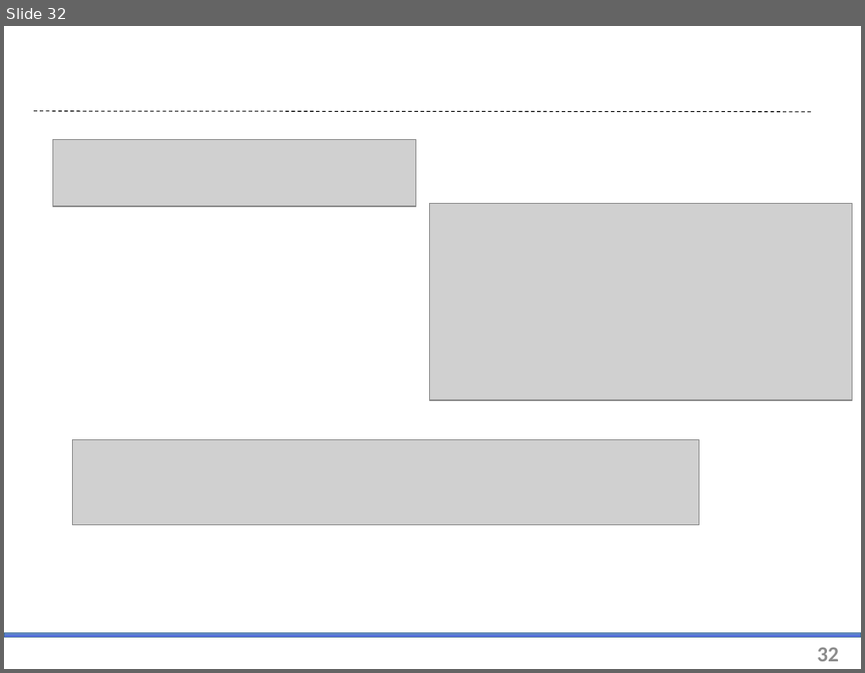
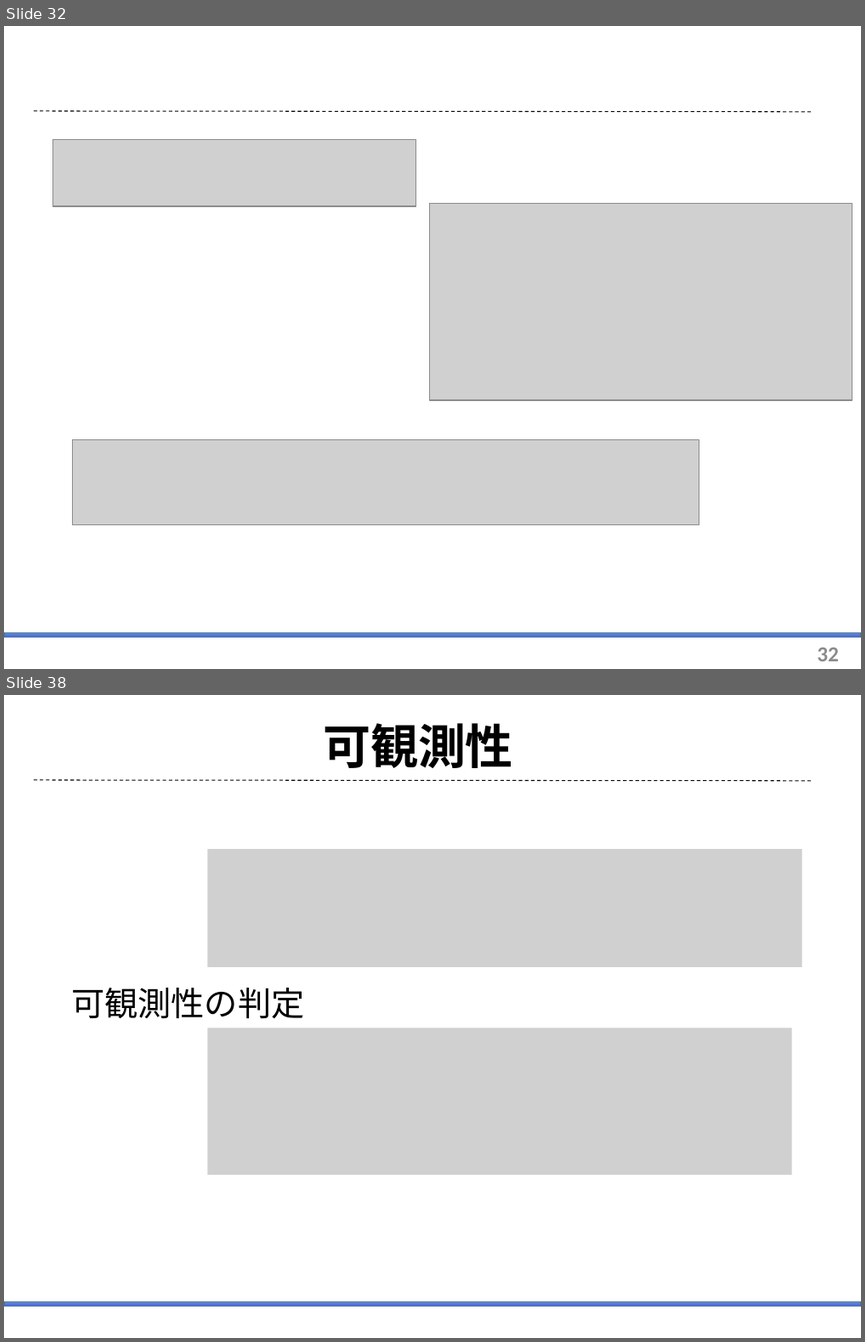
Before and after one commit to arabian9ts/Pendulum, a slide deck: presentation/pendulum_theory.pptx. Shown one above the other, each under a label of ours: slide 32 before the commit, slides 32 and 38 after it; the slides between them are not shown. The pictures are 865x673 and 865x1342 pixels, drawn with LibreOffice and Linux fonts; fonts in the diff are those of the drawing; grey boxes stand for pictures. Boxes give left, top, right and bottom in pixels: in the first picture for what was removed or moved away, otherwise in the second. Text is boxed around its words. In the diff, an @@ line names an element or a change of style, - is before the commit and + after.

```diff
--- a/presentation/pendulum_theory.pptx
+++ b/presentation/pendulum_theory.pptx
@@ slide 38 added at [4, 695, 861, 1338], background #FFFFFF; not listed: 2 template elements that a slide beside it also shows @@
@@ title added at [323, 723, 513, 768], 40 pt, text #000000, bold @@
+可観測性
@@ picture added at [208, 849, 802, 968] @@
@@ text added at [71, 987, 304, 1019], 28 pt, text #000000 @@
+可観測性の判定
@@ picture added at [208, 1027, 792, 1174] @@
```
Also in this commit, not shown: 12 other slides added.
